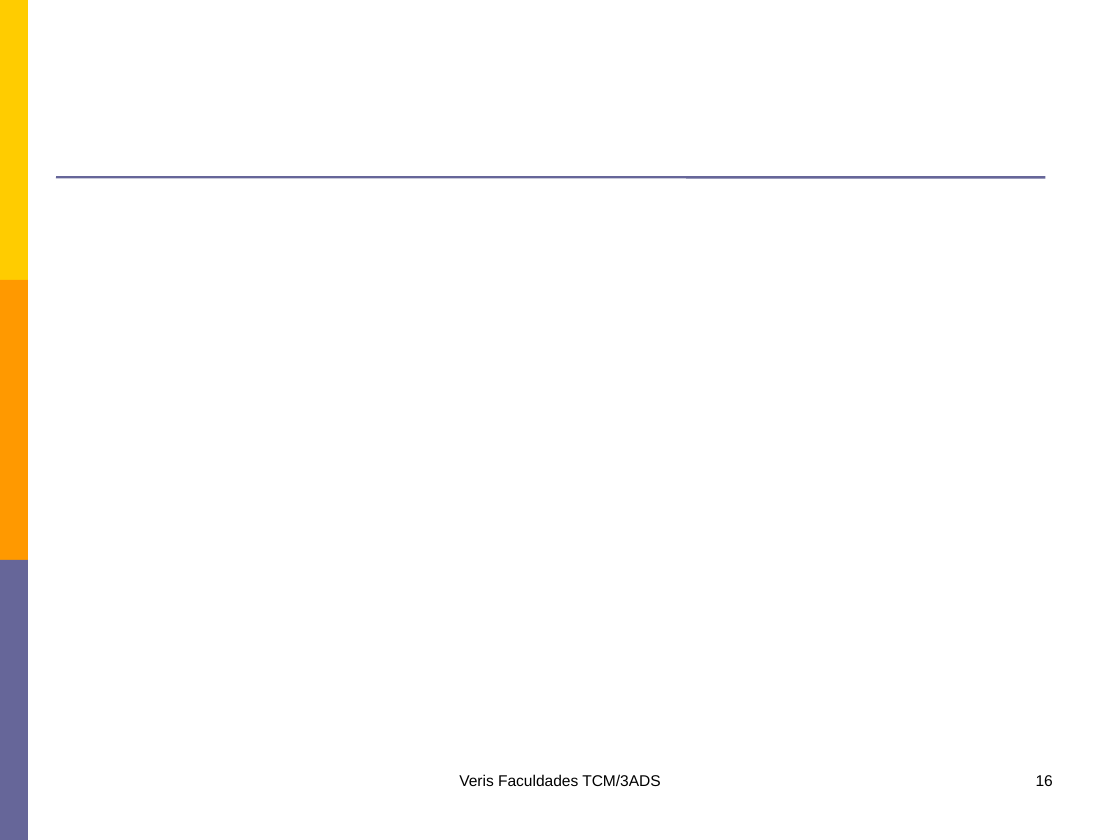
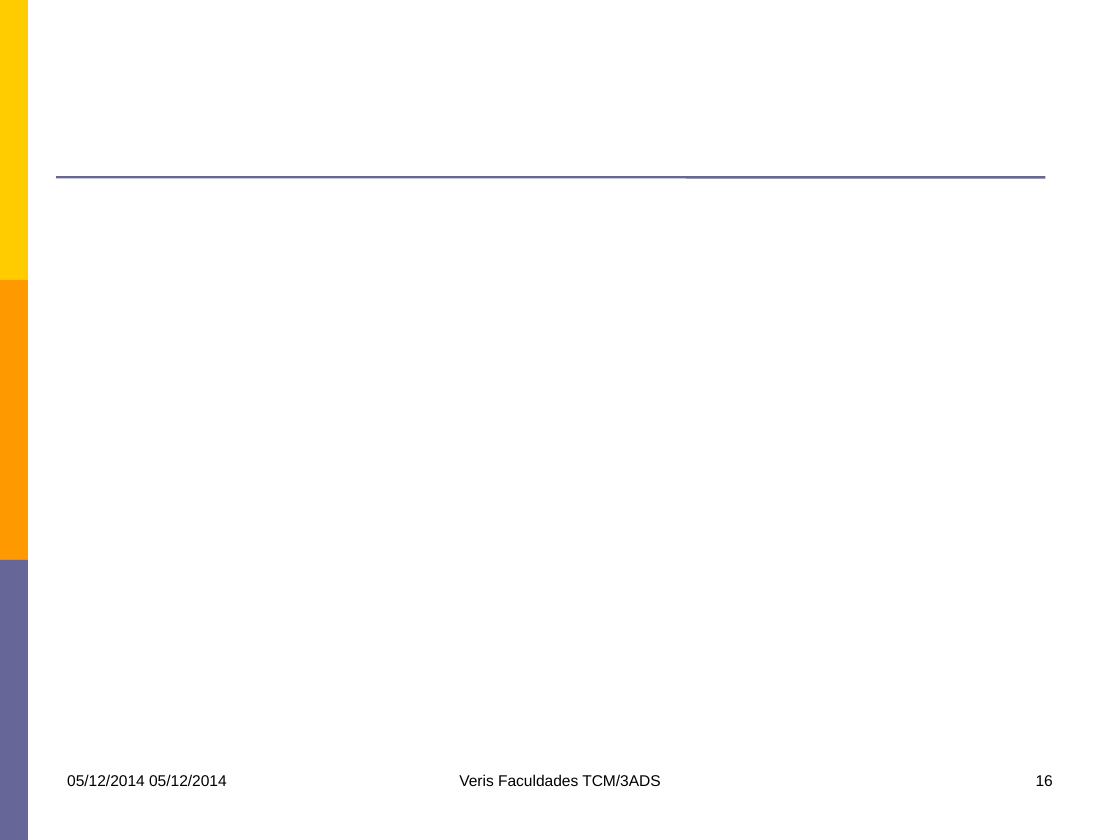
Before and after one commit to lfernandobra/pi5g1s14, a slide deck: slide 16 of documentacao/G5_Apresentacao2sem2014 final.pptx. Drawn at 1120x840 pixels with LibreOffice and Linux fonts; fonts in the diff are those of the drawing; background and template pictures are left out. Boxes give left, top, right and bottom in pixels: in the first picture for what was removed or moved away, otherwise in the second. Text is boxed around its words. In the diff, an @@ line names an element or a change of style, - is before the commit and + after.

```diff
--- a/documentacao/G5_Apresentacao2sem2014 final.pptx
+++ b/documentacao/G5_Apresentacao2sem2014 final.pptx
@@ text added at (x1=67, y1=774, x2=227, y2=786), 10 pt, text #000000 @@
+05/12/2014 05/12/2014
```
Also in this commit, not shown: 23 other slides changed, 3 slides added, 2 slides removed.
